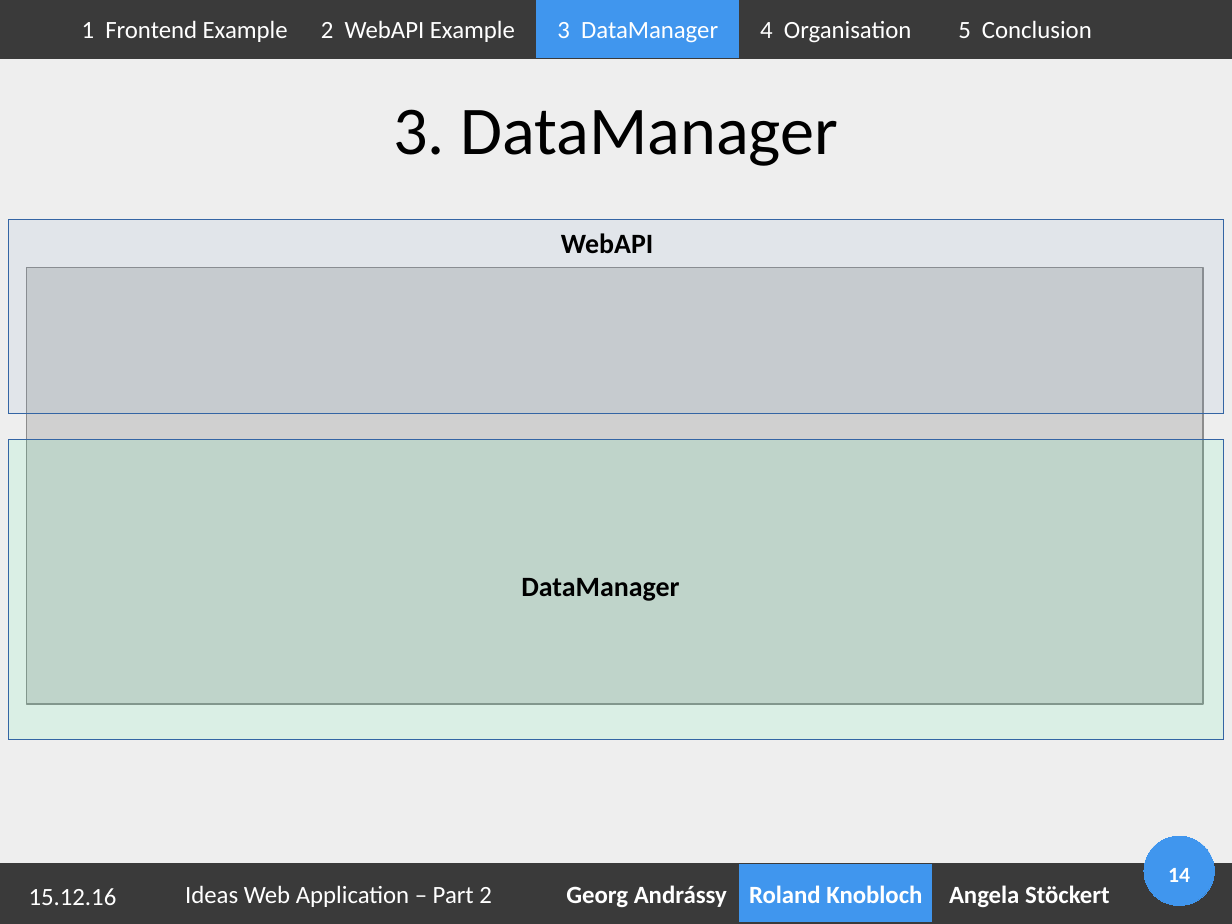
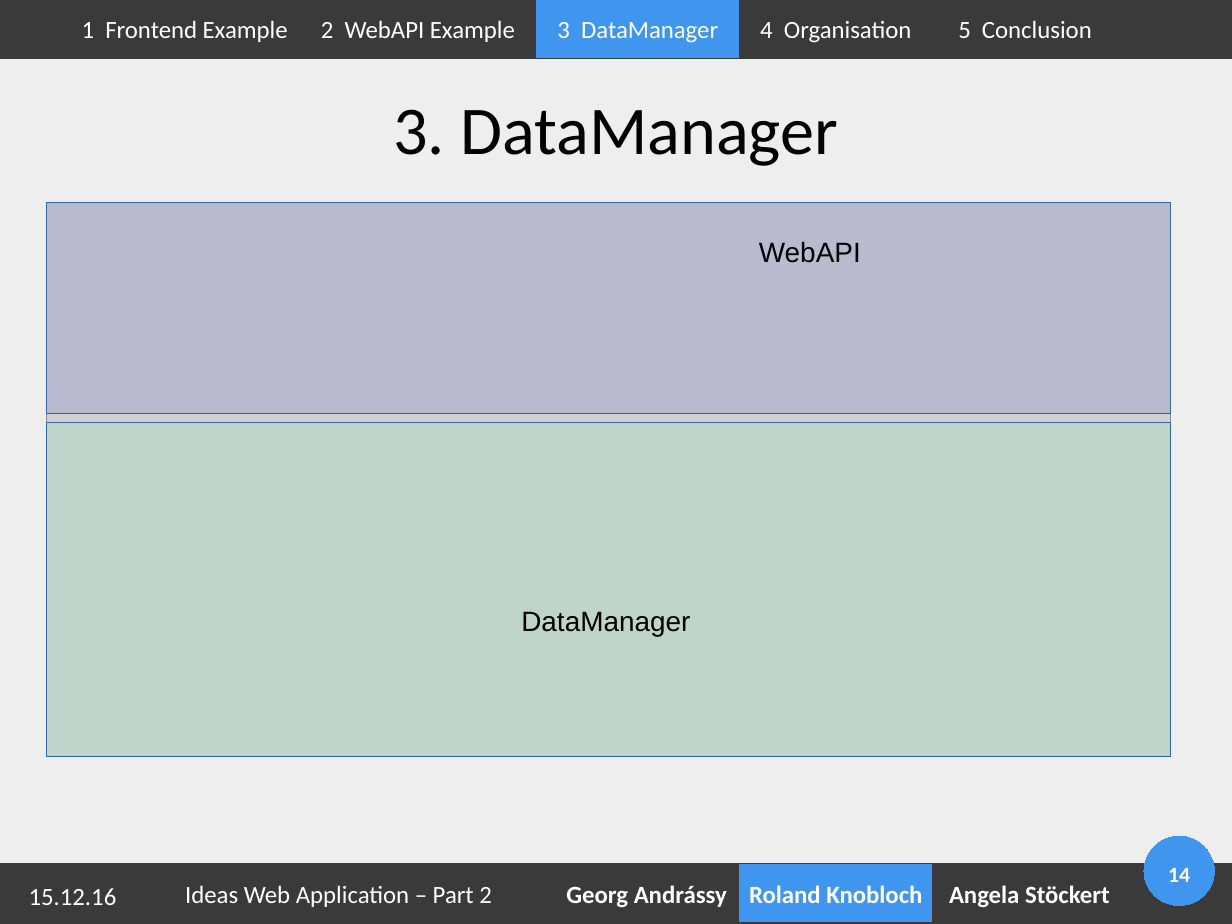
Before and after one commit to Geopras/IdeaWatcher, a slide deck: slide 14 of presentation/part2.odp. Drawn at 1232x924 pixels with LibreOffice and Linux fonts; fonts in the diff are those of the drawing; grey boxes stand for pictures; background and template pictures are left out. Boxes give left, top, right and bottom in pixels: in the first picture for what was removed or moved away, otherwise in the second. Text is boxed around its words. In the diff, an @@ line names an element or a change of style, - is before the commit and + after.

```diff
--- a/presentation/part2.odp
+++ b/presentation/part2.odp
@@ picture: place and size @@
-picture at (27,267,1204,704)
+picture at (46,202,1171,757)
@@ rectangle: place and size @@
-rectangle at (9,220,1224,414)
+rectangle at (46,202,1171,414)
@@ rectangle at (46,202,1171,414): fill #729FCF at 10% opacity to #0000CC at 10% opacity @@
@@ text "WebAPI" at (759,241,861,263): font Calibri to Arial, bold off @@
@@ text "WebAPI": place and size @@
-text "WebAPI" at (561,233,654,254)
+text "WebAPI" at (759,241,861,263)
@@ rectangle: place and size @@
-rectangle at (9,440,1224,740)
+rectangle at (46,423,1171,757)
@@ text "DataManager": place and size @@
-text "DataManager" at (521,578,679,601)
+text "DataManager" at (521,611,690,637)
@@ text "DataManager" at (521,611,690,637): font Calibri to Arial, bold off @@
```
Also in this commit, not shown: 1 other slide changed, 2 slides added, 3 other files.
